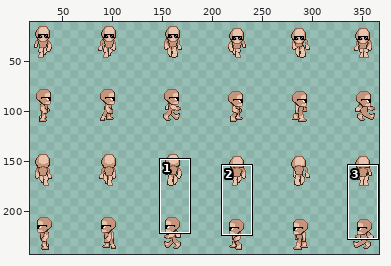
A sprite sheet gets an edit: sprite_sheet_walk.png. The picture above shows the old version from afar; the outline marks the close-up.
Close-up. As it was:
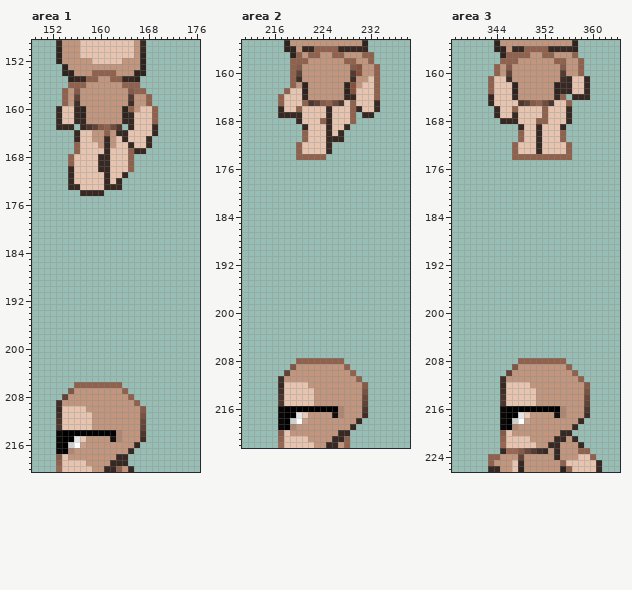
The file is 384x256 pixels. Colours within 5 levels of each other are drawn and written as one. Shown: area 1: x 149..176, y 149..220; area 2: x 211..238, y 155..222; area 3: x 337..364, y 155..226. The wide view leaves out empty margins. The commit also changed other parts of the picture, which this record leaves out.
After:
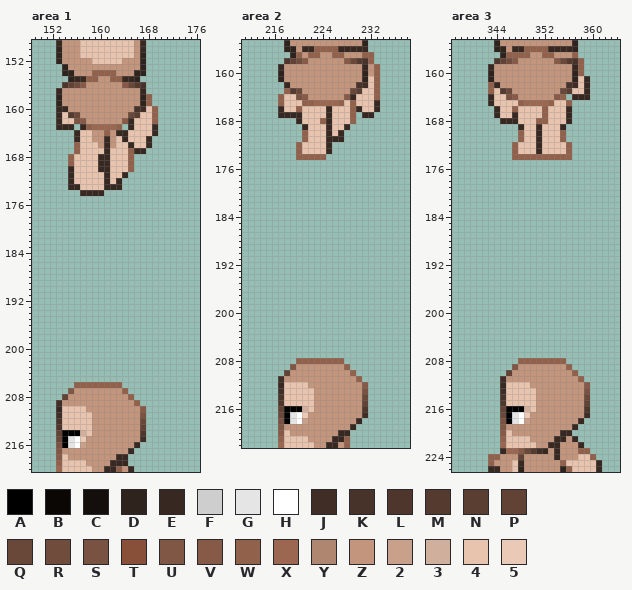
Palette (. is transparent): A #000000  B #0a0705  C #140f0d  D #2f231e  E #372822  F #cecece  G #e5e5e5  H #ffffff  J #402e26  K #48332a  L #4e362c  M #543a2f  N #5b3e32  P #614235  Q #6a4839  R #704c3c  S #7a5241  T #885038  U #805644  V #875a47  W #92614c  X #9c6751  Y #af866f  Z #c3957c  2 #c9a089  3 #d0af9d  4 #e8c4af  5 #eac9b7
Difference:
--- area 1
@@ x 151..169 @@
 155 ....DEEWWZZWWEED...
-156 ....WWWZZZZZZWWW...
-157 ...WZVZZZZZZZZVWW..
-158 ...WZPZZZZZZZZMZZW.
-159 ...WZJZZZZZZZZJZZW.
-160 ..E44EDZZZZZZDWZ44W
-161 ..E44EDZZZZZZDE444W
-162 ..E44EEZZZZZZEE444W
-163 ..EEE.ELPVWRL.E444E
+156 ...LPRVZZZZZZVQMK..
+157 ..EZZZZZZZZZZZZZE..
+158 ..DZZZZZZZZZZZZZDW.
+159 ..DZZZZZZZZZZZZZDW.
+160 ..EEZZZZZZZZZZZKJ4W
+161 ..E4MQZZZZZZZZQN44W
+162 ..E44SVZZZZZZVE444W
+163 ..EEE.EWXXXXW.E444E
 164 .....E44ZZWZEE4444E
@@ x 151..165 @@
 213 ..L44444ZZZZZZZ
-214 ..BAAAAAAAAAYZZ
-215 ..BAAG5ZZZZCYZZ
-216 ..BAFH2ZZZZZZZZ
-217 ..BAYZZZZZZZZZE
+214 ..PAAA34ZZZZZZZ
+215 ..QAGH5ZZZZZZZZ
+216 ..SAGH2ZZZZZZZZ
+217 ..UZZZZZZZZZZZE
 218 ..V4ZZZZZZZZEE.
--- area 2
@@ x 215..233 @@
 157 ....DWZWWZZWWZZZWW.
-158 ....WWWZZZZZZWWZZW.
-159 ....WVZZZZZZZZVTZZW
-160 ....WPZZZZZZZZMTZZW
-161 ....WJZZZZZZZZJZZ4W
-162 ....WZDZZZZZZDTZ44W
-163 ...W44DZZZZZZDT444W
-164 ..W444EZZZZZZEE444W
-165 ..W444WLPVWRL4W444E
+158 ...LPRVZZZZZZVQMKW.
+159 ..EZZZZZZZZZZZZZEZW
+160 ..DZZZZZZZZZZZZZDZW
+161 ..DZZZZZZZZZZZZZD4W
+162 ...EZZZZZZZZZZZKJ4W
+163 ...WMQZZZZZZZZQN44W
+164 ..W44SVZZZZZZVE444W
+165 ..W444WWXXXXW4W444E
 166 ..E44W4444E444WE44E
@@ x 215..229 @@
 215 ..L44444ZZZZZZZ
-216 ..BAAAAAAAAAYZZ
-217 ..BAAG5ZZZZCYZZ
-218 ..BAFH2ZZZZZZZZ
-219 ..BAYZZZZZZZZZE
+216 ..PAAA34ZZZZZZZ
+217 ..QAGH5ZZZZZZZZ
+218 ..SAGH2ZZZZZZZZ
+219 ..UZZZZZZZZZZZE
 220 ..V4ZZZZZZZZEE.
--- area 3
@@ x 341..359 @@
 157 ....DWWWWZZWWZZZW..
-158 ....WWWZZZZZZWWZZW.
-159 ...WZVZZZZZZZZVZZW.
-160 ...WZPZZZZZZZZMZZW.
-161 ..W44JZZZZZZZZJE44E
-162 ..W444DZZZZZZDEE44E
-163 ..W444DZZZZZZDEE44E
-164 ..E444EZZZZZZEW.EEE
-165 ..E4444LPVWRL44W...
+158 ...LPRVZZZZZZVQMKW.
+159 ..EZZZZZZZZZZZZZEW.
+160 ..DZZZZZZZZZZZZZDW.
+161 ..DZZZZZZZZZZZZZD4E
+162 ..WEZZZZZZZZZZZKJ4E
+163 ..W4MQZZZZZZZZQN44E
+164 ..E44SVZZZZZZVW.EEE
+165 ..E4444WXXXXW44W...
 166 ...E44W4444W444E...
@@ x 343..357 @@
 215 ..L44444ZZZZZZZ
-216 ..BAAAAAAAAAYZZ
-217 ..BAAG5ZZZZCYZZ
-218 ..BAFH2ZZZZZZZZ
-219 ..BAYZZZZZZZZZE
+216 ..PAAA34ZZZZZZZ
+217 ..QAGH5ZZZZZZZZ
+218 ..SAGH2ZZZZZZZZ
+219 ..UZZZZZZZZZZZE
 220 ..V4ZZZZZZZZEE.
